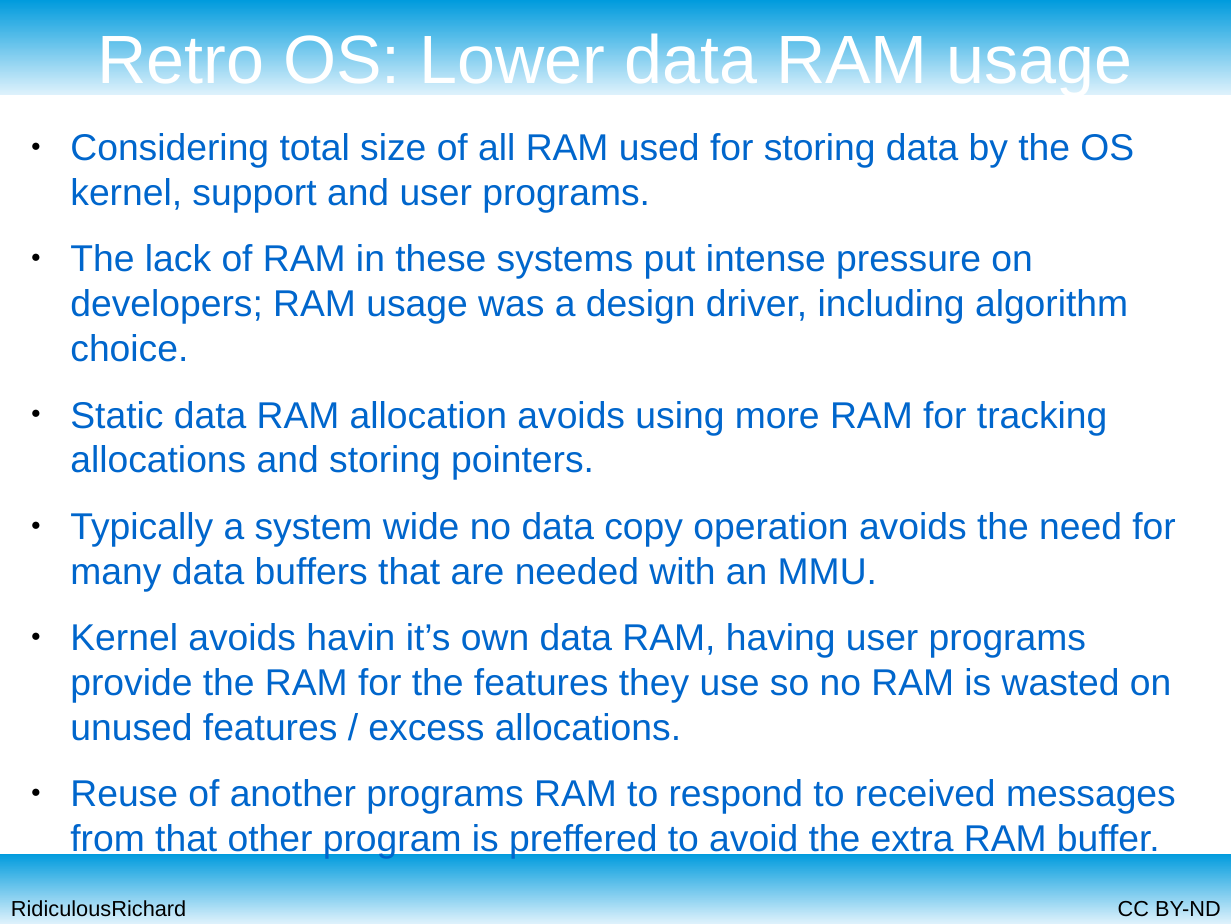
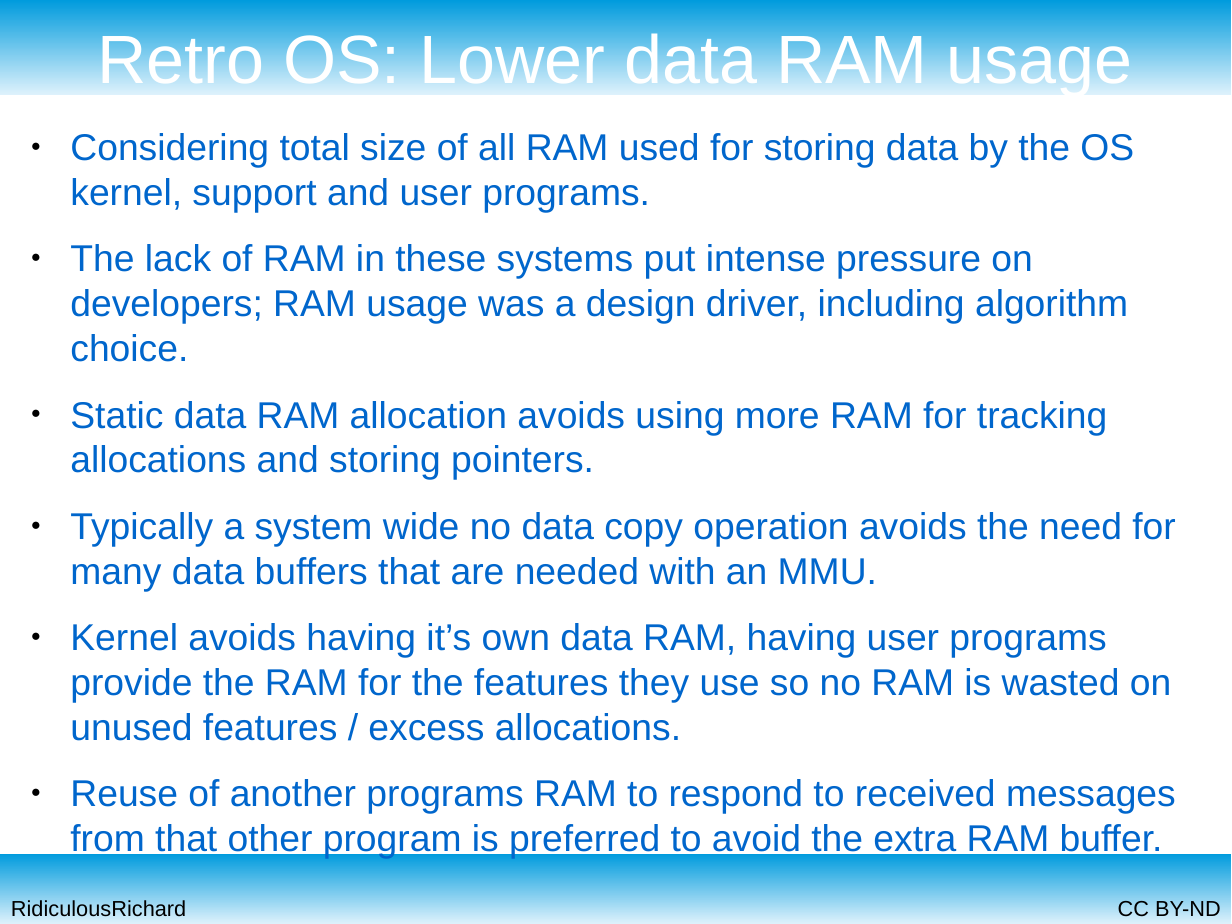
Before and after one commit to RidiculousRichard/presentations, a slide deck: slide 10 of Retro OS.odp. Drawn at 1232x924 pixels with LibreOffice and Linux fonts; fonts in the diff are those of the drawing. Boxes give left, top, right and bottom in pixels: in the first picture for what was removed or moved away, otherwise in the second. Text is boxed around its words. In the diff, an @@ line names an element or a change of style, - is before the commit and + after.

Commit message:
Updated with minor typo fixes and inter-program communication techniques

```diff
--- a/Retro OS.odp
+++ b/Retro OS.odp
@@ text at [70,623,1176,859]: text changed @@
-● Kernel avoids havin it’s own data RAM, having user programs provide the RAM for the features they use so no RAM is wasted on unused features / excess allocations.
-● Reuse of another programs RAM to respond to received messages from that other program is preffered to avoid the extra RAM buffer.
+● Kernel avoids having it’s own data RAM, having user programs provide the RAM for the features they use so no RAM is wasted on unused features / excess allocations.
+● Reuse of another programs RAM to respond to received messages from that other program is preferred to avoid the extra RAM buffer.
```
Also in this commit, not shown: 9 other slides changed, 1 slide added.
